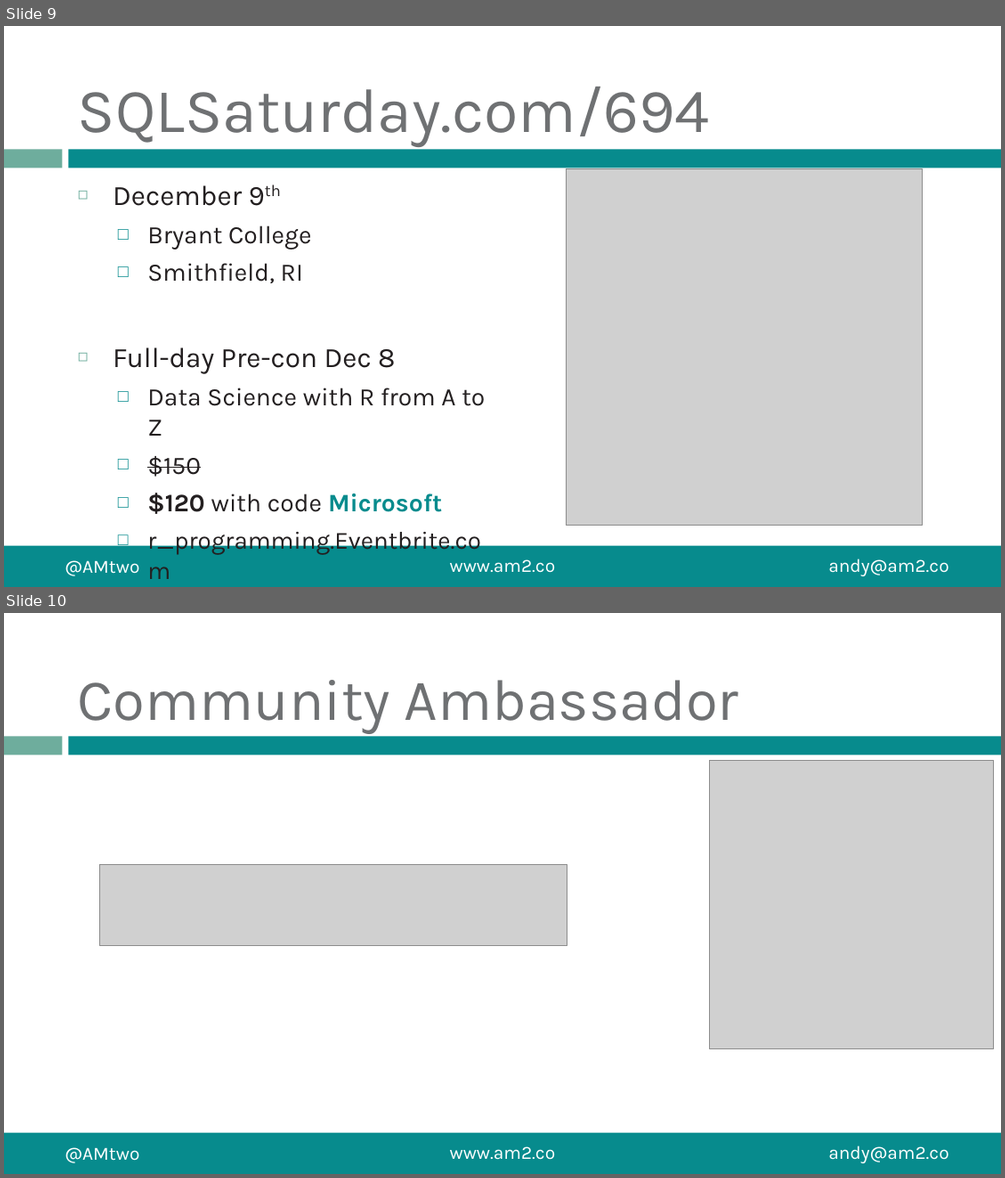
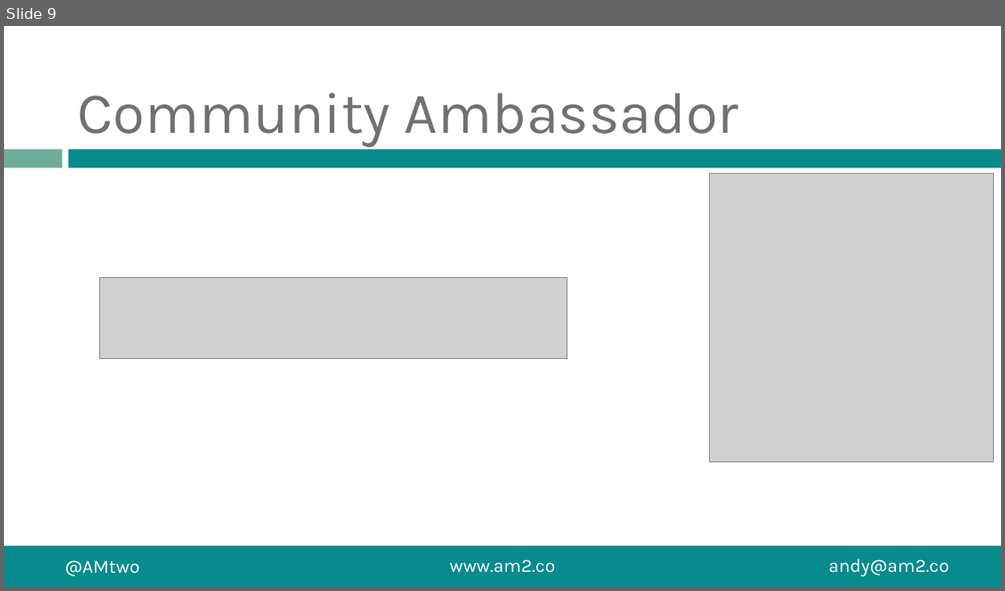
Before and after one commit to amtwo/Presentations, a slide deck: Demystifying-Data-Compression/Data_Compression.pptx. Shown one above the other, each under a label of ours: slides 9 and 10 before the commit, slide 9 after it. The pictures are 1005x1178 and 1005x591 pixels, drawn with LibreOffice and Linux fonts; fonts in the diff are those of the drawing; grey boxes stand for pictures. Boxes give left, top, right and bottom in pixels: in the first picture for what was removed or moved away, otherwise in the second. Text is boxed around its words. In the diff, an @@ line names an element or a change of style, - is before the commit and + after.

Commit message:
Updates to Data Compression
Minor edits, Add abstract

```diff
--- a/Demystifying-Data-Compression/Data_Compression.pptx
+++ b/Demystifying-Data-Compression/Data_Compression.pptx
@@ slide 9 removed at (4, 26, 1001, 587), background #FFFFFF; not listed: 6 template elements that a slide beside it also shows @@
@@ title removed at (78, 87, 710, 146) @@
-SQLSaturday.com/694
@@ text removed at (113, 185, 485, 555) @@
-◻ December 9th
-  □ Bryant College
-  □ Smithfield, RI
-◻ Full-day Pre-con Dec 8
-  □ Data Science with R from A to Z
-  □ $150
-  □ $120 with code Microsoft
-  □ r_programming.Eventbrite.com
@@ picture removed at (566, 168, 922, 525) @@
@@ what was slide 10 is now slide 9 @@
```
Also in this commit, not shown: 2 slides changed, 1 other file.
